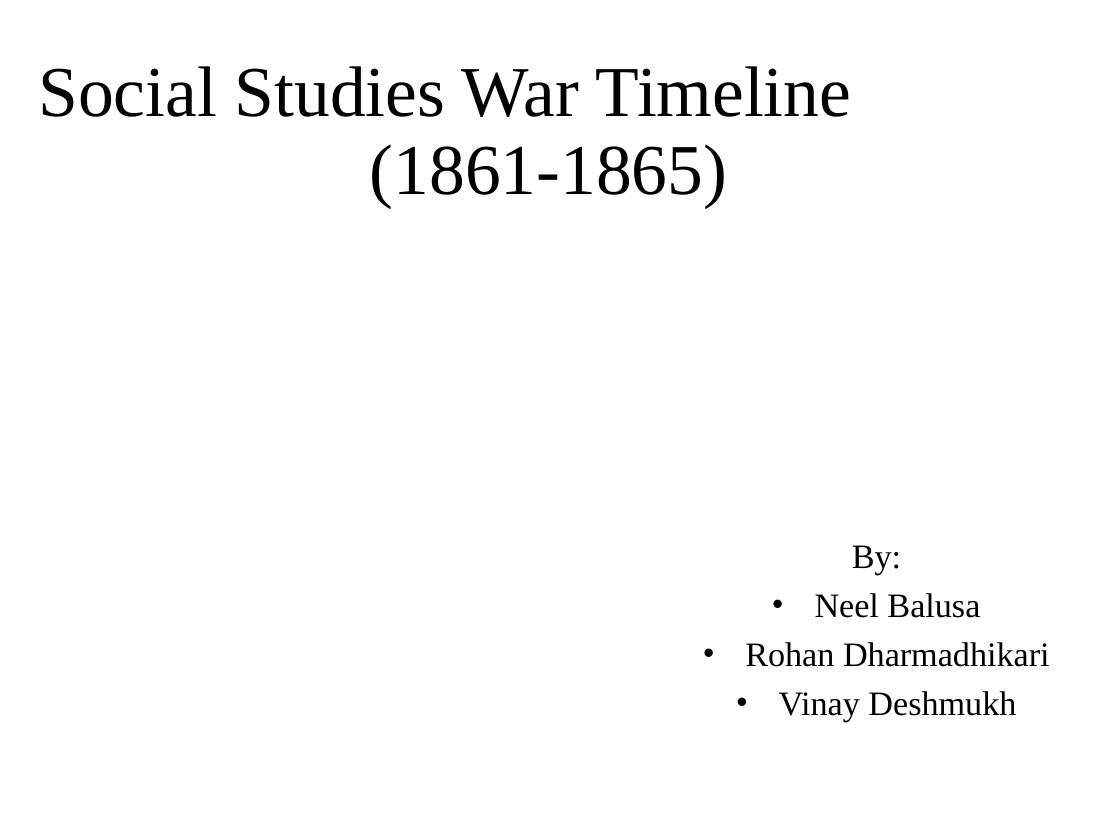
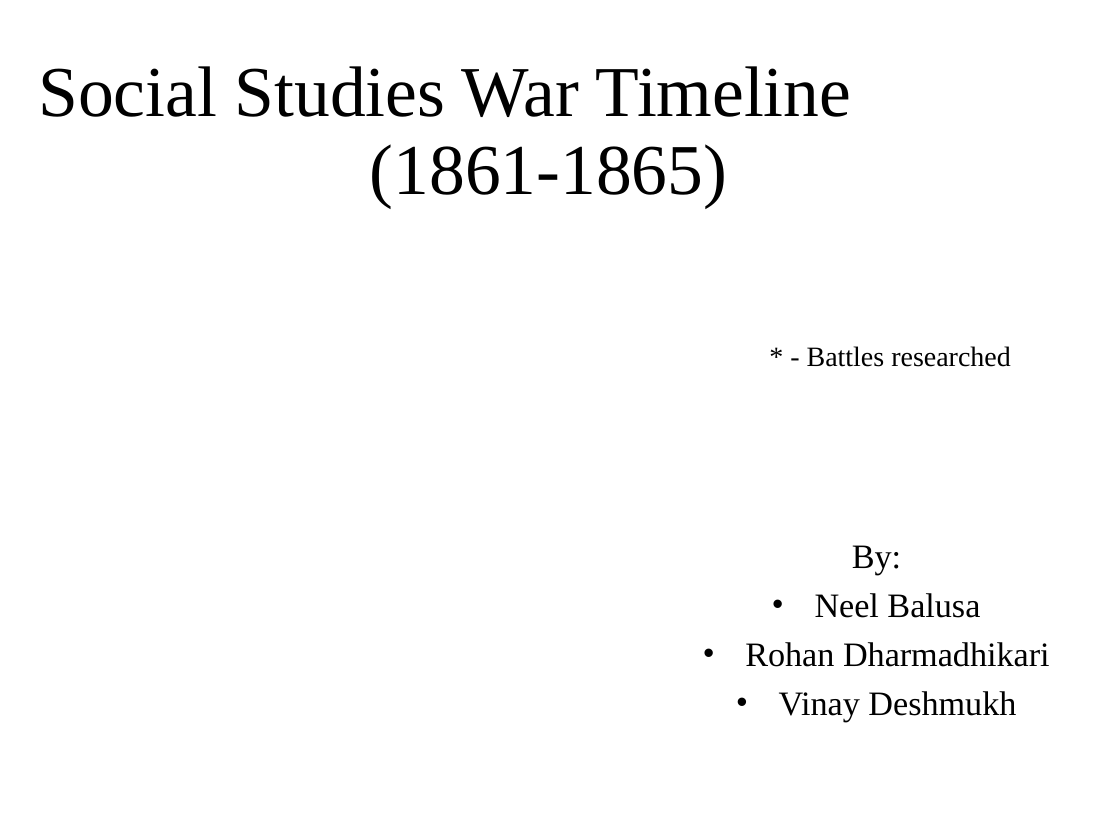
Before and after one commit to ngb3748/SS-Archive-proj, a slide deck: slide 1 of Archive project.pptx. Drawn at 1120x840 pixels with LibreOffice and Linux fonts; fonts in the diff are those of the drawing; background and template pictures are left out. Boxes give left, top, right and bottom in pixels: in the first picture for what was removed or moved away, otherwise in the second. Text is boxed around its words. In the diff, an @@ line names an element or a change of style, - is before the commit and + after.

```diff
--- a/Archive project.pptx
+++ b/Archive project.pptx
@@ text added at [807, 346, 1011, 367], 18 pt, text #000000 @@
+* - Battles researched
```
Also in this commit, not shown: 4 other slides changed, 24 slides added.
